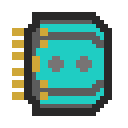
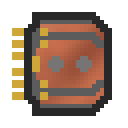
Two versions of the same layered image (128 x 128). Layer-by-layer changes:
removed layer "fill" over bbox(36, 24, 104, 104)
added layer "Layer 2" above "testbg" over bbox(36, 24, 104, 104)
